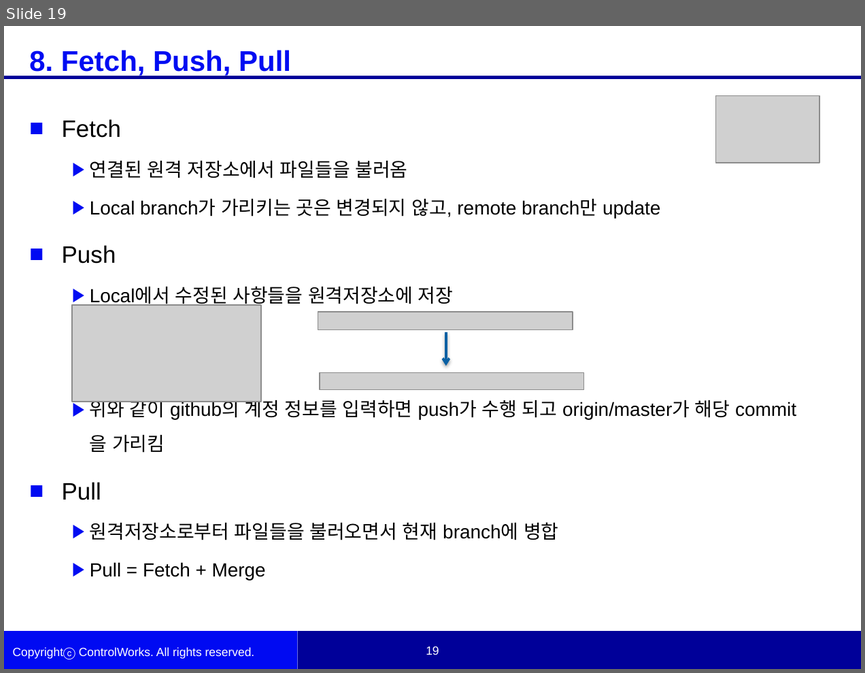
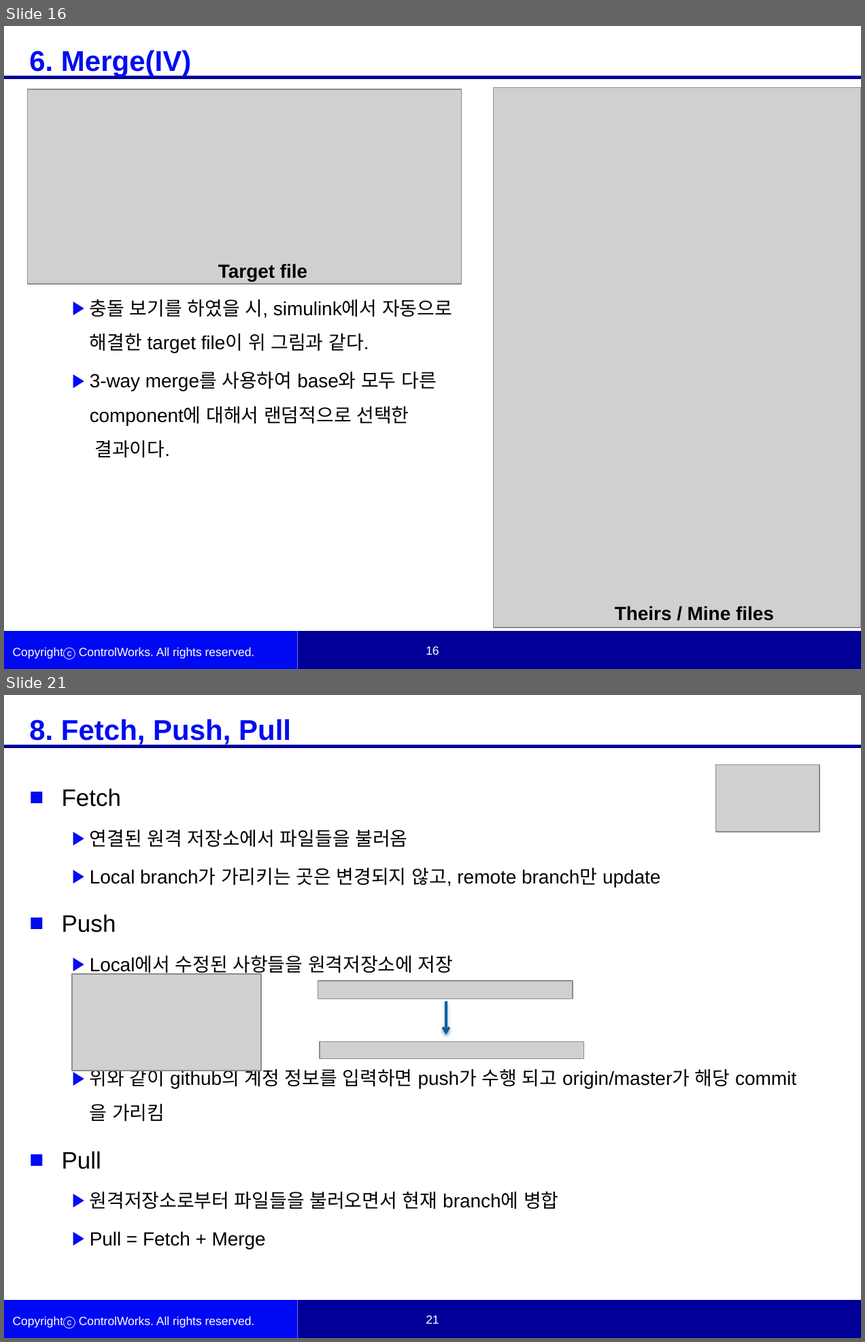
Before and after one commit to woojinKwon/kwj6355, a slide deck: Simulink Source Control.pptx. Shown one above the other, each under a label of ours: slide 19 before the commit, slides 16 and 21 after it; the slides between them are not shown. The pictures are 865x673 and 865x1342 pixels, drawn with LibreOffice and Linux fonts; fonts in the diff are those of the drawing; grey boxes stand for pictures; background and template pictures are left out. Boxes give left, top, right and bottom in pixels: in the first picture for what was removed or moved away, otherwise in the second. Text is boxed around its words. In the diff, an @@ line names an element or a change of style, - is before the commit and + after.

```diff
--- a/Simulink Source Control.pptx
+++ b/Simulink Source Control.pptx
@@ slide 16 added at <box>4,26,861,669</box>, background #FFFFFF; not listed: 6 template elements that a slide beside it also shows @@
@@ text added at <box>29,50,191,76</box>, 24 pt, text #000CF2, bold @@
+6. Merge(IV)
@@ picture added at <box>28,89,462,284</box> @@
@@ picture added at <box>493,88,861,626</box> @@
@@ text added at <box>218,263,307,281</box>, 16 pt, text #000000, bold @@
+Target file
@@ text added at <box>90,299,452,458</box>, 16 pt, text #000000 @@
+  ▶ 충돌 보기를 하였을 시, simulink에서 자동으로
+    해결한 target file이 위 그림과 같다.
+  ▶ 3-way merge를 사용하여 base와 모두 다른
+    component에 대해서 랜덤적으로 선택한
+    결과이다.
@@ text added at <box>615,605,774,620</box>, 16 pt, text #000000, bold @@
+Theirs / Mine files
@@ what was slide 19 is now slide 21 @@
@@ page number at <box>425,1316,439,1323</box>: text changed @@
-19
+21
@@ page number at <box>426,1314,439,1323</box>: text changed @@
-19
+21
```
Also in this commit, not shown: 13 slides changed, 2 other slides added.
